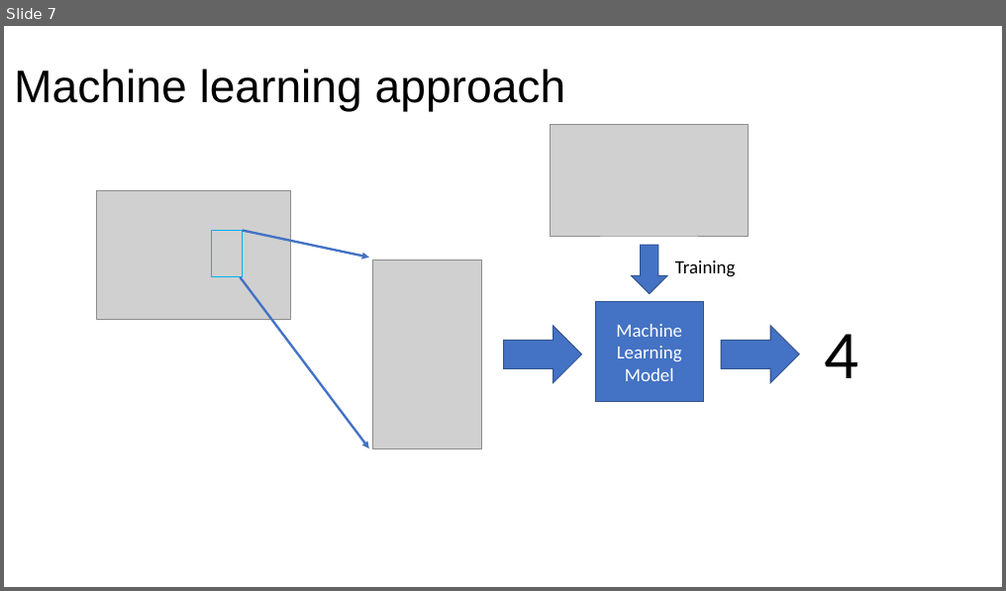
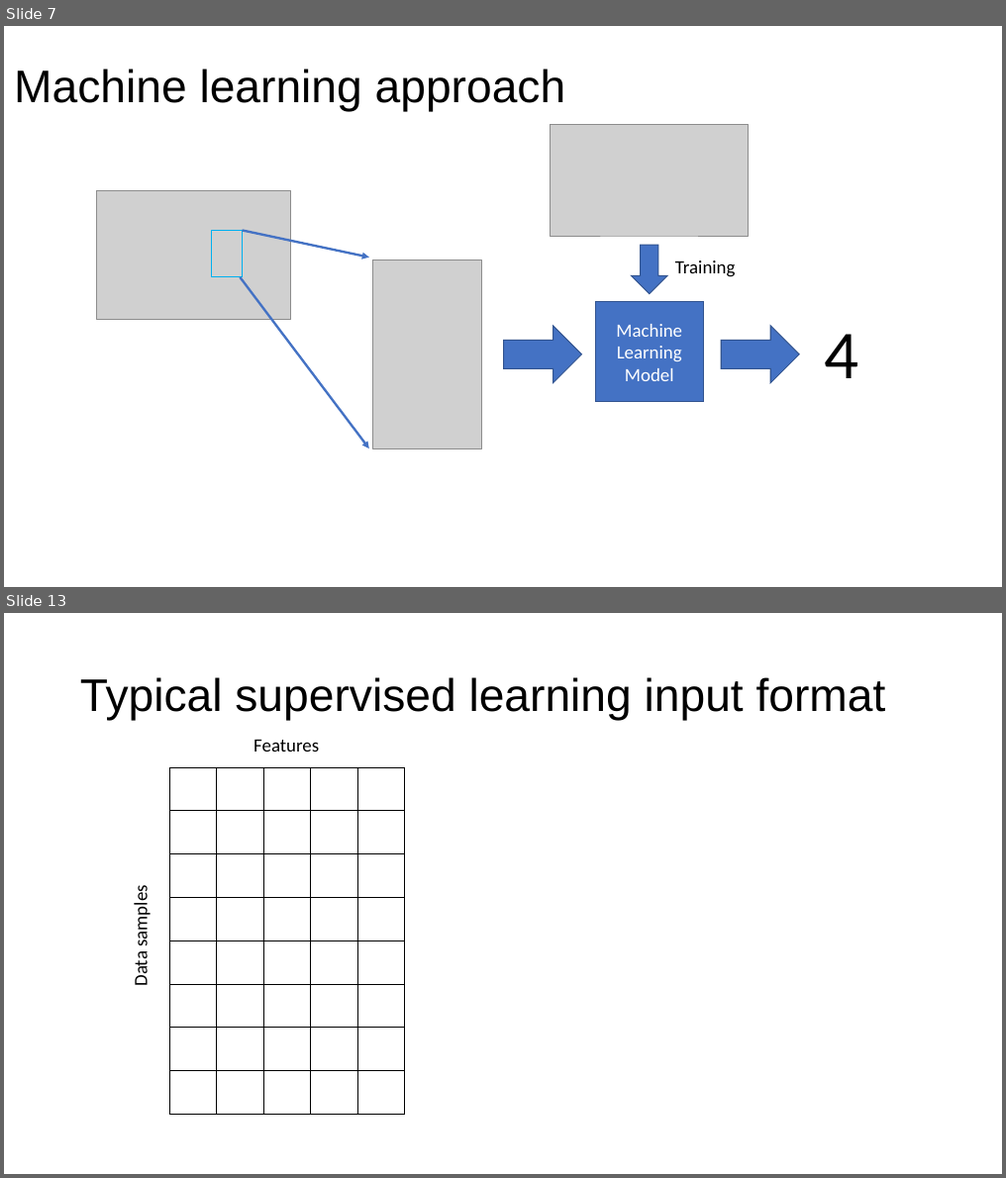
Before and after one commit to jshragge/GPGN535, a slide deck: 11_Machine_Learning_Introduction.pptx. Shown one above the other, each under a label of ours: slide 7 before the commit, slides 7 and 13 after it; the slides between them are not shown. The pictures are 1006x591 and 1006x1178 pixels, drawn with LibreOffice and Linux fonts; fonts in the diff are those of the drawing; grey boxes stand for pictures; background and template pictures are left out. Boxes give left, top, right and bottom in pixels: in the first picture for what was removed or moved away, otherwise in the second. Text is boxed around its words. In the diff, an @@ line names an element or a change of style, - is before the commit and + after.

```diff
--- a/11_Machine_Learning_Introduction.pptx
+++ b/11_Machine_Learning_Introduction.pptx
@@ slide 13 added at box(4, 613, 1002, 1174), background picture (left out) @@
@@ title added at box(80, 677, 886, 721), 44 pt, text #000000 @@
+Typical supervised learning input format
@@ text added at box(253, 740, 319, 752), 18 pt, text #000000 @@
+Features
@@ table added at box(169, 768, 405, 1115), 8 rows, 5 columns @@
+ |  |  |  | 
+ |  |  |  | 
+ |  |  |  | 
+ |  |  |  | 
+ |  |  |  | 
+ |  |  |  | 
+ |  |  |  | 
+ |  |  |  | 
@@ text added at box(130, 892, 152, 985), 18 pt, text #000000 @@
+Data samples
```
Also in this commit, not shown: 1 slide changed, 5 other slides added, 2 other files.
